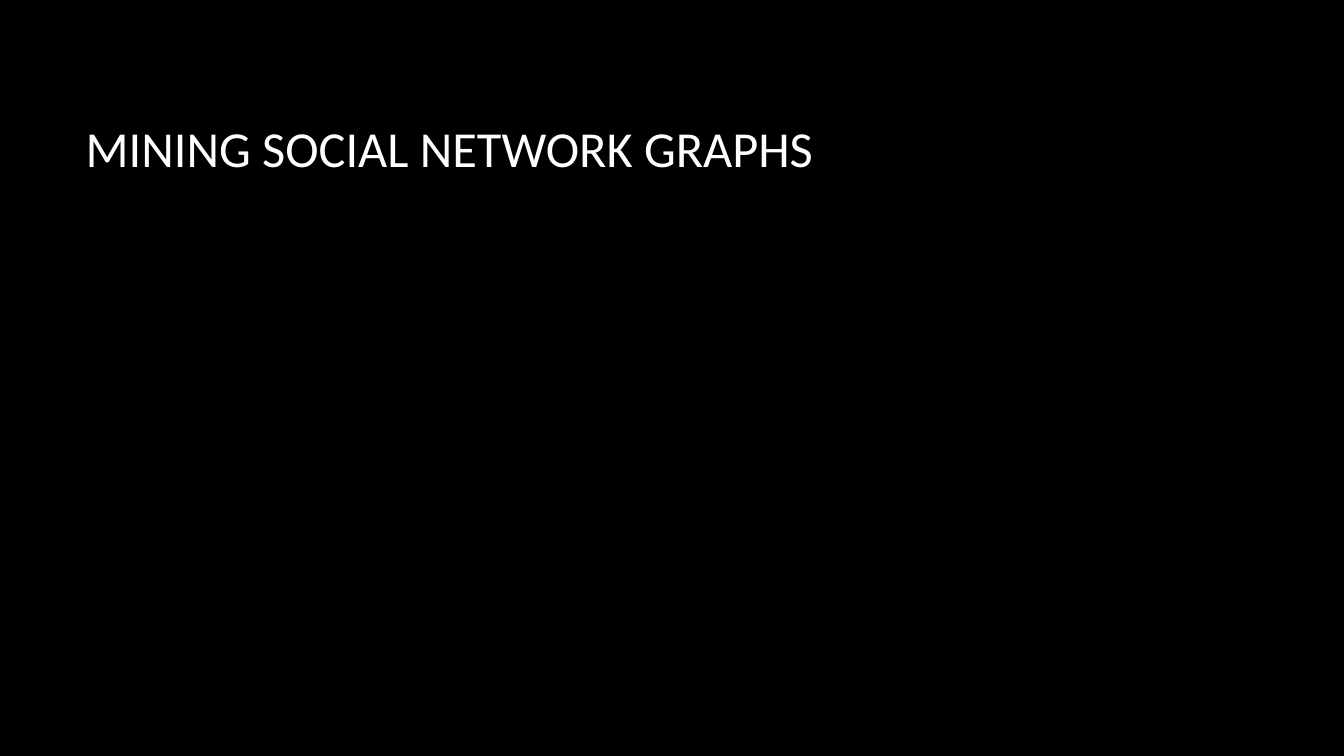
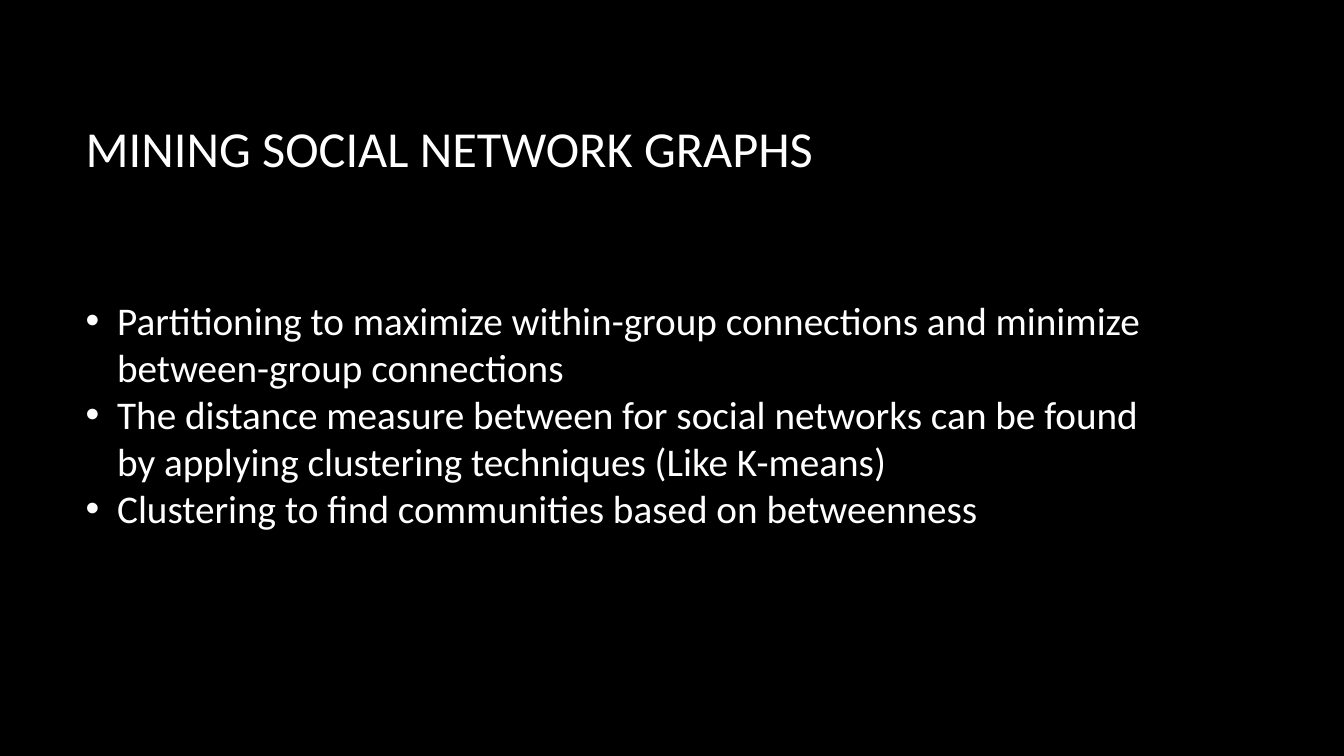
Before and after one commit to erstrong/INFO-7390-ADS-Fall-17-TeamNo., a slide deck: slide 8 of Team Presentation/GraphAnalytics.pptx (slide 6 before the commit). Drawn at 1344x756 pixels with LibreOffice and Linux fonts; fonts in the diff are those of the drawing; background and template pictures are left out. Boxes give left, top, right and bottom in pixels: in the first picture for what was removed or moved away, otherwise in the second. Text is boxed around its words. In the diff, an @@ line names an element or a change of style, - is before the commit and + after.

Commit message:
Graph analytics presentation

```diff
--- a/Team Presentation/GraphAnalytics.pptx
+++ b/Team Presentation/GraphAnalytics.pptx
@@ text added at (117, 307, 1140, 530), 28 pt, text #FFFFFF @@
+• Partitioning to maximize within-group connections and minimize between-group connections
+• The distance measure between for social networks can be found by applying clustering techniques (Like K-means)
+• Clustering to find communities based on betweenness
```
Also in this commit, not shown: 3 other slides changed, 5 slides added, 1 slide removed, 2 other files.
